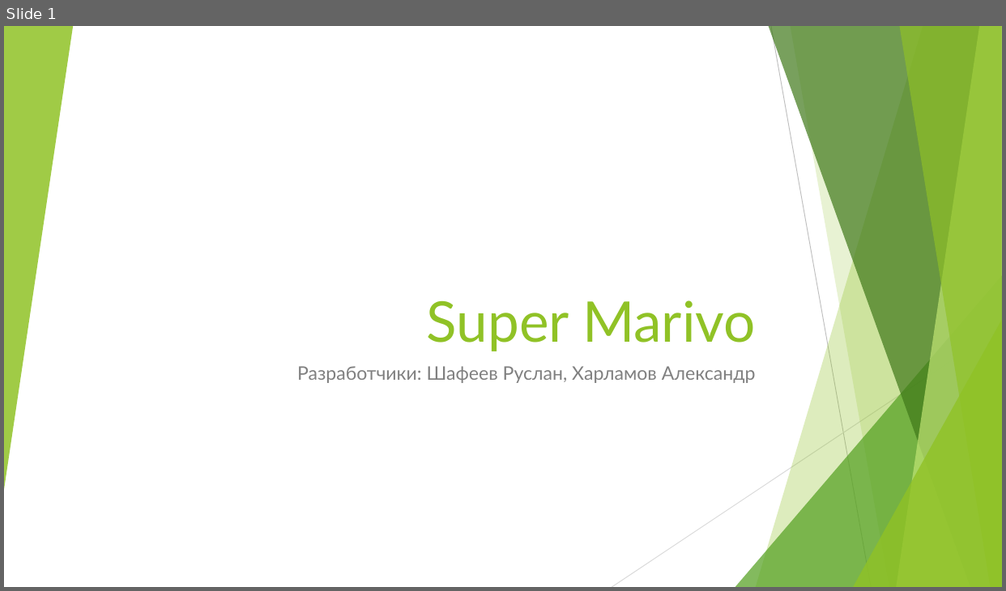
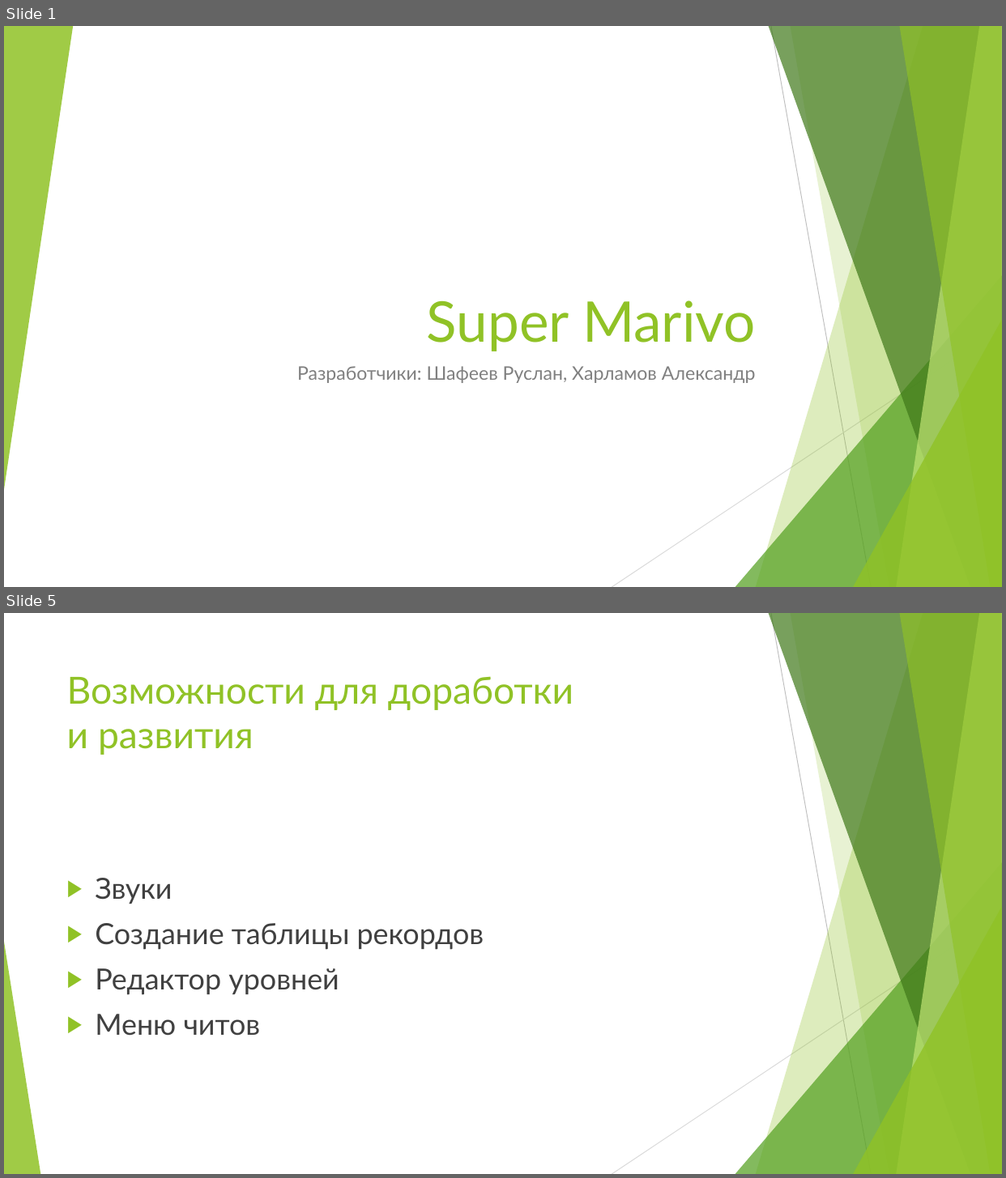
Before and after one commit to RuslanShafeev/marivo, a slide deck: Super Marivo.pptx. Shown one above the other, each under a label of ours: slide 1 before the commit, slides 1 and 5 after it; the slides between them are not shown. The pictures are 1006x591 and 1006x1178 pixels, drawn with LibreOffice and Linux fonts; fonts in the diff are those of the drawing. Boxes give left, top, right and bottom in pixels: in the first picture for what was removed or moved away, otherwise in the second. Text is boxed around its words. In the diff, an @@ line names an element or a change of style, - is before the commit and + after.

```diff
--- a/Super Marivo.pptx
+++ b/Super Marivo.pptx
@@ slide 5 added at [4,613,1002,1174], background #FFFFFF; not listed: 9 template elements that a slide beside it also shows @@
@@ title added at [67,676,573,755], 36 pt, text #90C226 @@
+Возможности для доработки и развития
@@ text added at [95,878,484,1036], 28 pt, text #404040 @@
+▶ Звуки
+▶ Создание таблицы рекордов
+▶ Редактор уровней
+▶ Меню читов
@@ triangle added at [4,942,40,1174], fill #90C226 at 85% opacity @@
```
Also in this commit, not shown: 2 slides changed, 1 other slide added, 3 slides removed, 2 other files.
